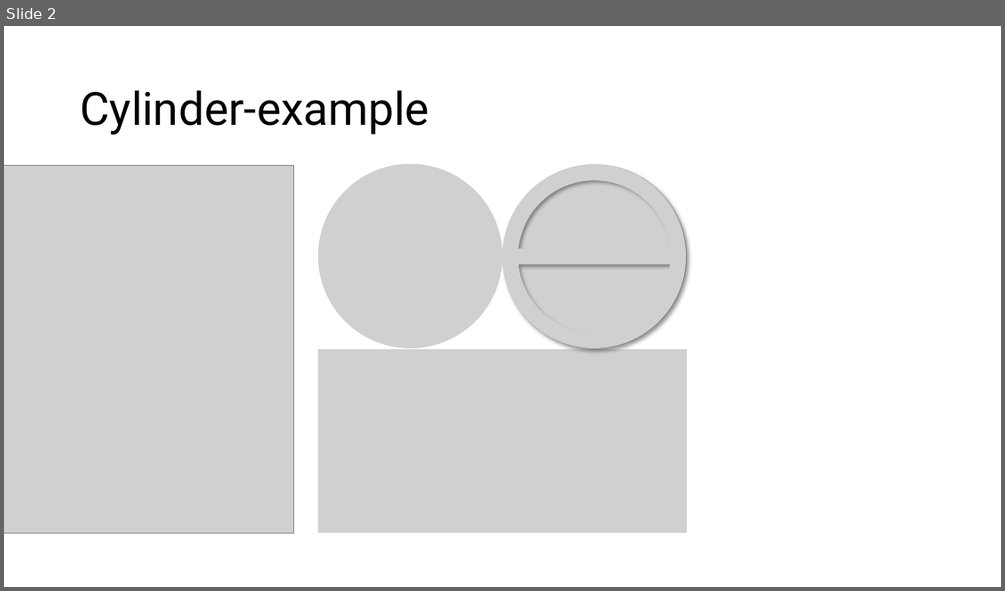
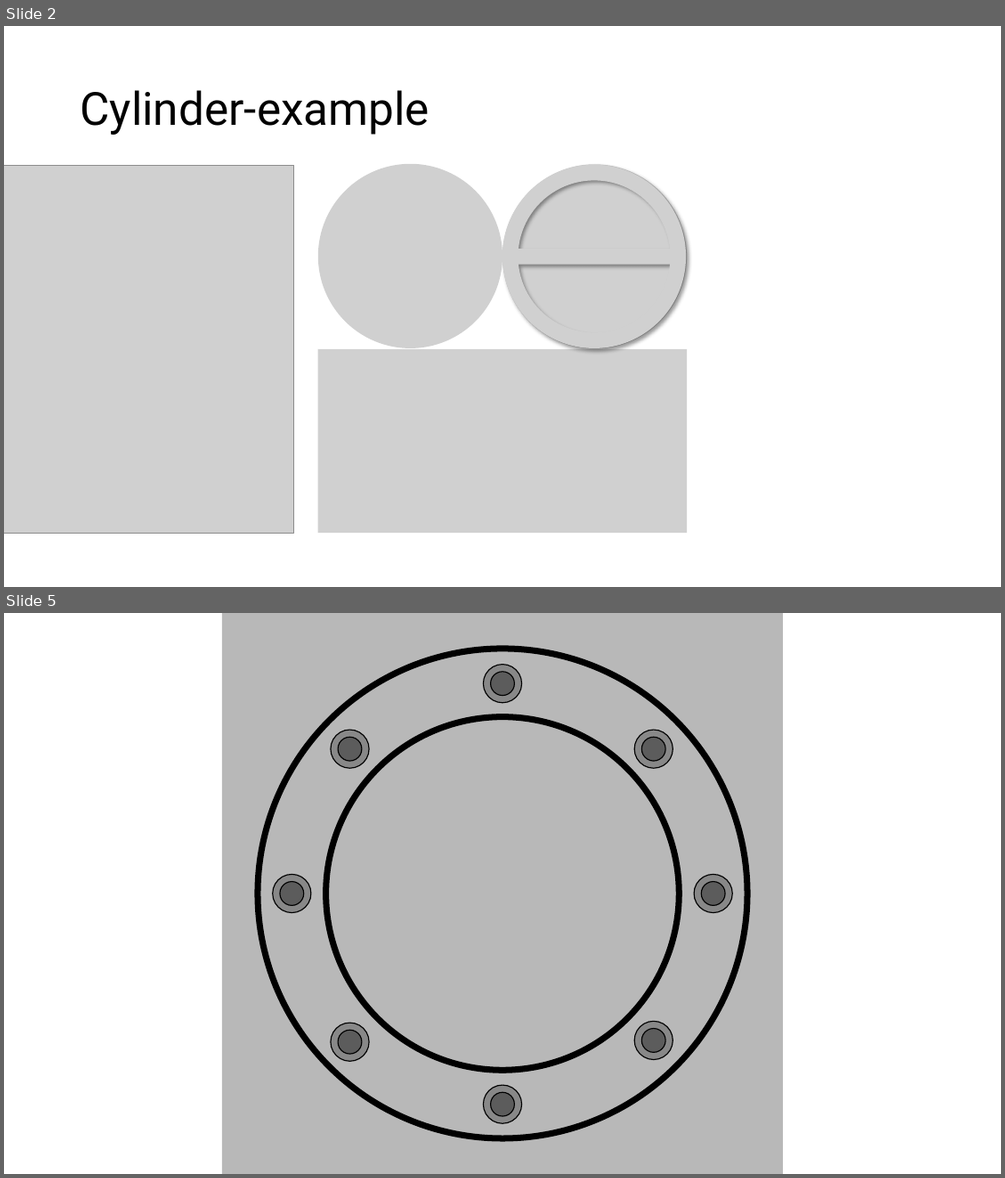
Before and after one commit to wayne846/Super_Rocket_Train, a slide deck: texture template.pptx. Shown one above the other, each under a label of ours: slide 2 before the commit, slides 2 and 5 after it; the slides between them are not shown. The pictures are 1005x591 and 1005x1178 pixels, drawn with LibreOffice and Linux fonts; fonts in the diff are those of the drawing; grey boxes stand for pictures. Boxes give left, top, right and bottom in pixels: in the first picture for what was removed or moved away, otherwise in the second. Text is boxed around its words. In the diff, an @@ line names an element or a change of style, - is before the commit and + after.

```diff
--- a/texture template.pptx
+++ b/texture template.pptx
@@ slide 5 added at (x1=4, y1=613, x2=1001, y2=1174), background #FFFFFF @@
@@ rectangle added at (x1=222, y1=613, x2=783, y2=1174), fill #B8B8B8 @@
@@ ellipse added at (x1=258, y1=649, x2=747, y2=1139), outline #000000 6 pt @@
@@ ellipse added at (x1=484, y1=665, x2=521, y2=703), fill #888888, outline #000000 1 pt @@
@@ ellipse added at (x1=491, y1=672, x2=515, y2=695), fill #5C5C5C, outline #000000 1 pt @@
@@ ellipse added at (x1=326, y1=717, x2=680, y2=1070), outline #000000 6 pt @@
@@ ellipse added at (x1=331, y1=730, x2=369, y2=768), fill #888888, outline #000000 1 pt @@
@@ ellipse added at (x1=339, y1=737, x2=362, y2=761), fill #5C5C5C, outline #000000 1 pt @@
@@ ellipse added at (x1=634, y1=730, x2=672, y2=768), fill #888888, outline #000000 1 pt @@
@@ ellipse added at (x1=642, y1=737, x2=666, y2=761), fill #5C5C5C, outline #000000 1 pt @@
@@ ellipse added at (x1=273, y1=874, x2=310, y2=912), fill #888888, outline #000000 1 pt @@
@@ ellipse added at (x1=695, y1=874, x2=732, y2=912), fill #888888, outline #000000 1 pt @@
@@ ellipse added at (x1=280, y1=882, x2=304, y2=906), fill #5C5C5C, outline #000000 1 pt @@
@@ ellipse added at (x1=701, y1=882, x2=725, y2=906), fill #5C5C5C, outline #000000 1 pt @@
@@ ellipse added at (x1=331, y1=1022, x2=369, y2=1061), fill #888888, outline #000000 1 pt @@
@@ ellipse added at (x1=339, y1=1030, x2=362, y2=1054), fill #5C5C5C, outline #000000 1 pt @@
@@ ellipse added at (x1=634, y1=1022, x2=672, y2=1060), fill #888888, outline #000000 1 pt @@
@@ ellipse added at (x1=642, y1=1028, x2=666, y2=1052), fill #5C5C5C, outline #000000 1 pt @@
@@ ellipse added at (x1=484, y1=1085, x2=521, y2=1123), fill #888888, outline #000000 1 pt @@
@@ ellipse added at (x1=491, y1=1093, x2=515, y2=1116), fill #5C5C5C, outline #000000 1 pt @@
```
Also in this commit, not shown: 2 other slides added, 11 other files.
